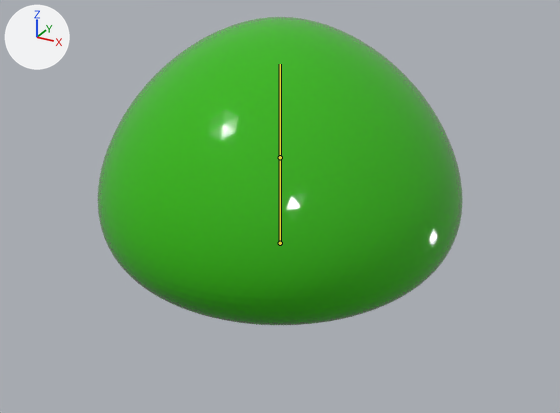
A saved change to the Blender file assets/schleim.blend.
Camera for both pictures: a 50 mm lens placed at (1.9, -3.46, 2.13), pointed at (0.06, -0.1, 0.45). Lighting does not change. The marker at upper left points along +X, +Y and +Z. The picture after the commit comes second. Both versions are drawn at frame 2 of the action 'jump start'; the numbers are the values there. The bones that bend it are drawn over the model as lines.
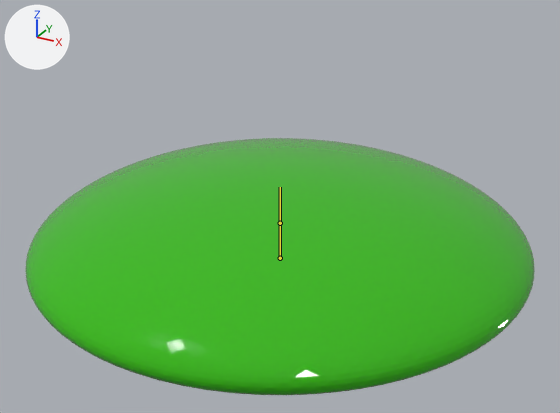
What the commit changed:
Bone 'Bone' (bone_bone) moves from (0.0, 0.002, 0.0) to (0.0, -0.095, 0.0).
Bone 'Bone' (bone_bone) is rescaled from (0.98, 1.01, 0.98) to (1.38, 0.43, 1.38).

Changed parts and their boxes (x1, y1, x2, y2) in the pictures (560 x 413 px):
'Icosphere', posed (40% wider, 17% shorter): before (98, 17, 462, 325); after (25, 138, 535, 395)
bone 'Bone', root to tip: before (280, 243) to (280, 157); after (280, 258) to (280, 223)
